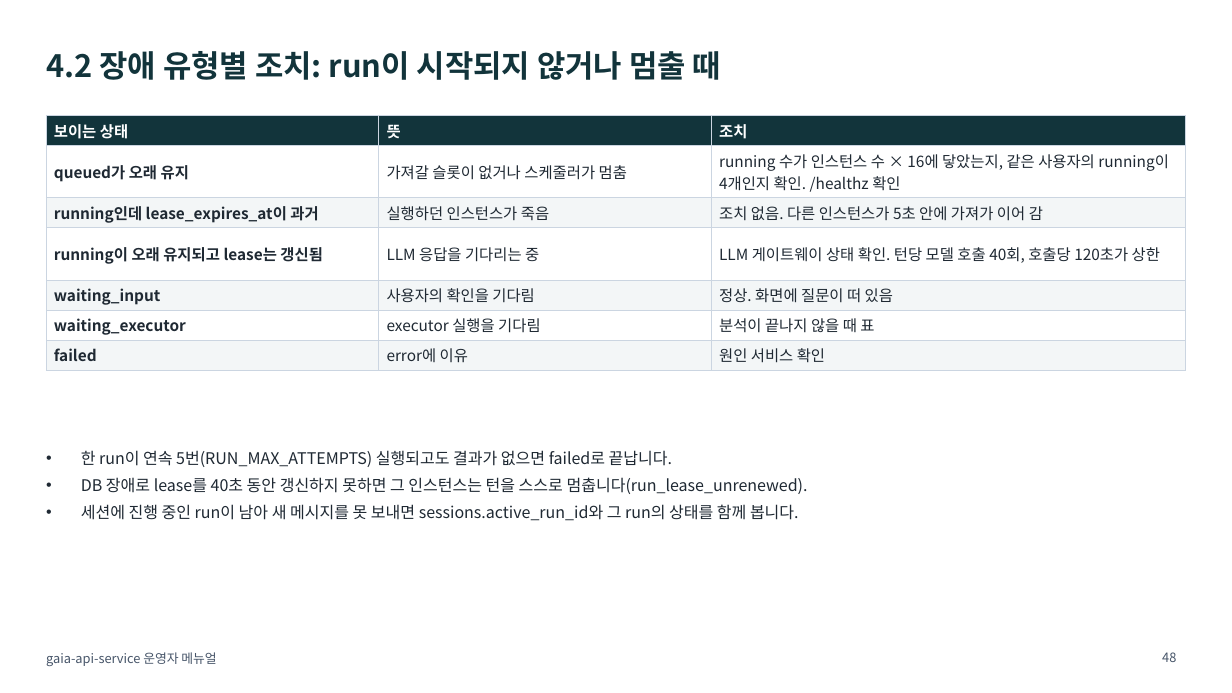
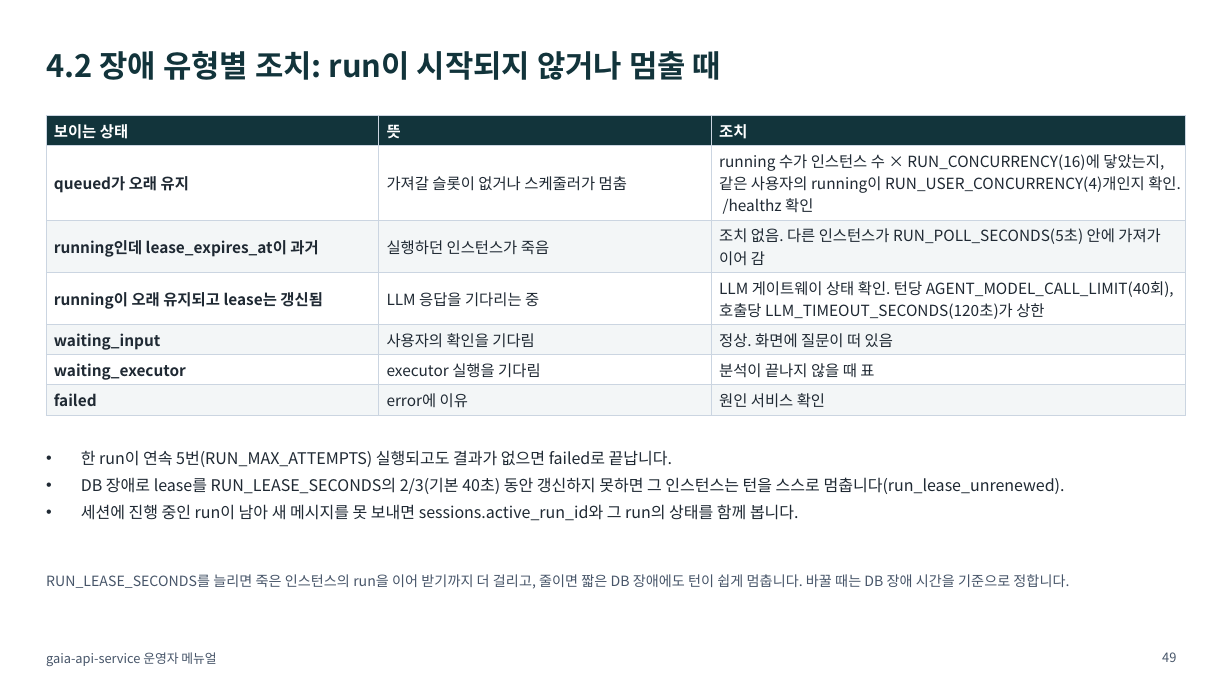
Before and after one commit to KimHwaJin/pr-agentic-service, a slide deck: slide 49 of docs/deliverables/08-operator-manual.pptx (slide 48 before the commit). Drawn at 1232x693 pixels with LibreOffice and Linux fonts; fonts in the diff are those of the drawing. Boxes give left, top, right and bottom in pixels: in the first picture for what was removed or moved away, otherwise in the second. Text is boxed around its words. In the diff, an @@ line names an element or a change of style, - is before the commit and + after.

```diff
--- a/docs/deliverables/08-operator-manual.pptx
+++ b/docs/deliverables/08-operator-manual.pptx
@@ table at [46,116,1186,412] @@
-row 2, column 3: running 수가 인스턴스 수 × 16에 닿았는지, 같은 사용자의 running이 4개인지 확인. /healthz 확인
+row 2, column 3: running 수가 인스턴스 수 × RUN_CONCURRENCY(16)에 닿았는지, 같은 사용자의 running이 RUN_USER_CONCURRENCY(4)개인지 확인. /healthz 확인
-row 3, column 3: 조치 없음. 다른 인스턴스가 5초 안에 가져가 이어 감
+row 3, column 3: 조치 없음. 다른 인스턴스가 RUN_POLL_SECONDS(5초) 안에 가져가 이어 감
-row 4, column 3: LLM 게이트웨이 상태 확인. 턴당 모델 호출 40회, 호출당 120초가 상한
+row 4, column 3: LLM 게이트웨이 상태 확인. 턴당 AGENT_MODEL_CALL_LIMIT(40회), 호출당 LLM_TIMEOUT_SECONDS(120초)가 상한
@@ text at [81,477,1065,494]: text changed @@
-• DB 장애로 lease를 40초 동안 갱신하지 못하면 그 인스턴스는 턴을 스스로 멈춥니다(run_lease_unrenewed).
+• DB 장애로 lease를 RUN_LEASE_SECONDS의 2/3(기본 40초) 동안 갱신하지 못하면 그 인스턴스는 턴을 스스로 멈춥니다(run_lease_unrenewed).
@@ text added at [46,574,1069,589], 11 pt, text #475569 @@
+RUN_LEASE_SECONDS를 늘리면 죽은 인스턴스의 run을 이어 받기까지 더 걸리고, 줄이면 짧은 DB 장애에도 턴이 쉽게 멈춥니다. 바꿀 때는 DB 장애 시간을 기준으로 정합니다.
@@ page number at [1162,652,1176,662]: text changed @@
-48
+49
```
Also in this commit, not shown: 19 other slides changed, 1 slide added, 5 other files.
